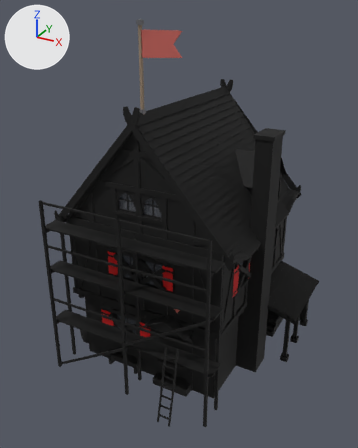
What one commit did to the glTF model game/assets/modelle/gebaeude/neubau/wohnhaus_elb_s2_g3.glb.
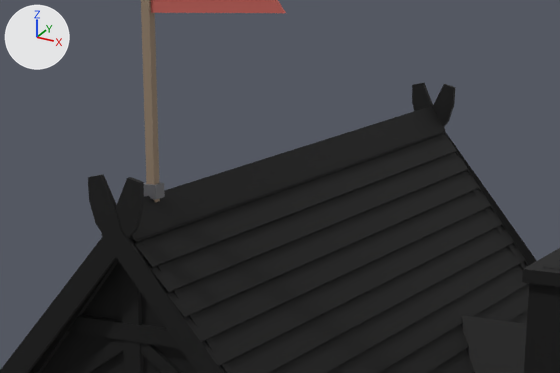
The first picture shows the older version from a 50 mm lens placed at (7.38, -14.51, 11.96), pointed at (-0.11, -0.9, 5.15). The close-ups show the older and then the newer version on the part from 27% to 74% of the width and 12% to 37% of the height of that picture. Only the edits that show in the close-ups are written down. The axes (+X, +Y, +Z) are drawn at upper left. The lights are the same throughout. Vertices at exactly the same position are counted once.

The scene before the commit, as lines of its bpy script (objects in view):
```python
me_dach = bpy.data.meshes.new('Dach')
me_dach.from_pydata(...)  # 713 vertices, 839 faces; spans x -3.75..3.97, y -3.06..3.53, z 1.78..9.41
# faces by material slot: [354, 460, 6, 19]
me_dach.materials.append(mat_dachziegel)
me_dach.materials.append(mat_fachwerk)
me_dach.materials.append(mat_firstziegel)
me_dach.materials.append(mat_lehmputz)
me_fahne = bpy.data.meshes.new('Fahne')
me_fahne.from_pydata(...)  # 38 vertices, 56 faces; spans x -0.52..0.84, y -2.52..-2.38, z 9.07..11.63
# faces by material slot: [16, 24, 16]
me_fahne.materials.append(mat_holz)  # brown #95816c
me_fahne.materials.append(mat_eisen)  # dark grey #616165
me_fahne.materials.append(mat_hausfarbe)  # red #c46159
me_haus = bpy.data.meshes.new('Haus')
me_haus.from_pydata(...)  # 2964 vertices, 3047 faces; spans x -3.76..3.86, y -3.3..3.39, z -0.12..8.99
# faces by material slot: [257, 530, 2260]
me_haus.materials.append(mat_lehmputz)
me_haus.materials.append(mat_bruchstein)
me_haus.materials.append(mat_fachwerk)
ob_dach = bpy.data.objects.new('Dach', me_dach)
ob_dach.location = (0.0, 0.0, 0.0)
ob_fahne = bpy.data.objects.new('Fahne', me_fahne)
ob_fahne.location = (0.0, 0.0, 0.0)
ob_haus = bpy.data.objects.new('Haus', me_haus)
ob_haus.location = (0.0, 0.0, 0.0)
```
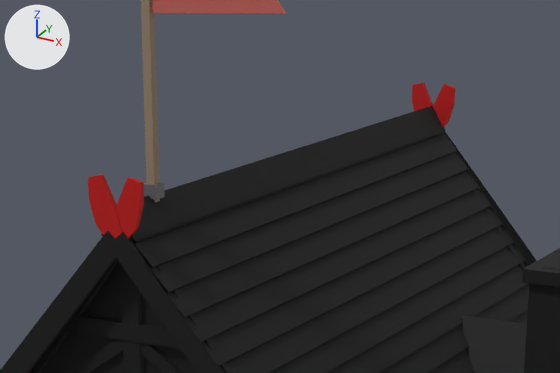
Edits to the bpy script that builds the scene:
```text
Change me_dach:
    where me_dach.from_pydata(...)  # 713 vertices, 839 faces; spans x -3.75..3.97, y -3.06..3.53, z 1.78..9.41
    used by ob_dach; location = (0.0, 0.0, 0.0)
    me_dach part 1: 104 faces centred in x -0.71..-0.19, y -3.05..3.53, z 8.9..9.4 are repainted in the vertex colours; the middle colour goes from black #000000 to red #ff0000
```

Where the change shows, as pixel boxes [x1, y1, x2, y2] in the close-ups (560 x 373 px):
part 1 of me_dach, recoloured
    both: [88, 83, 455, 239]
